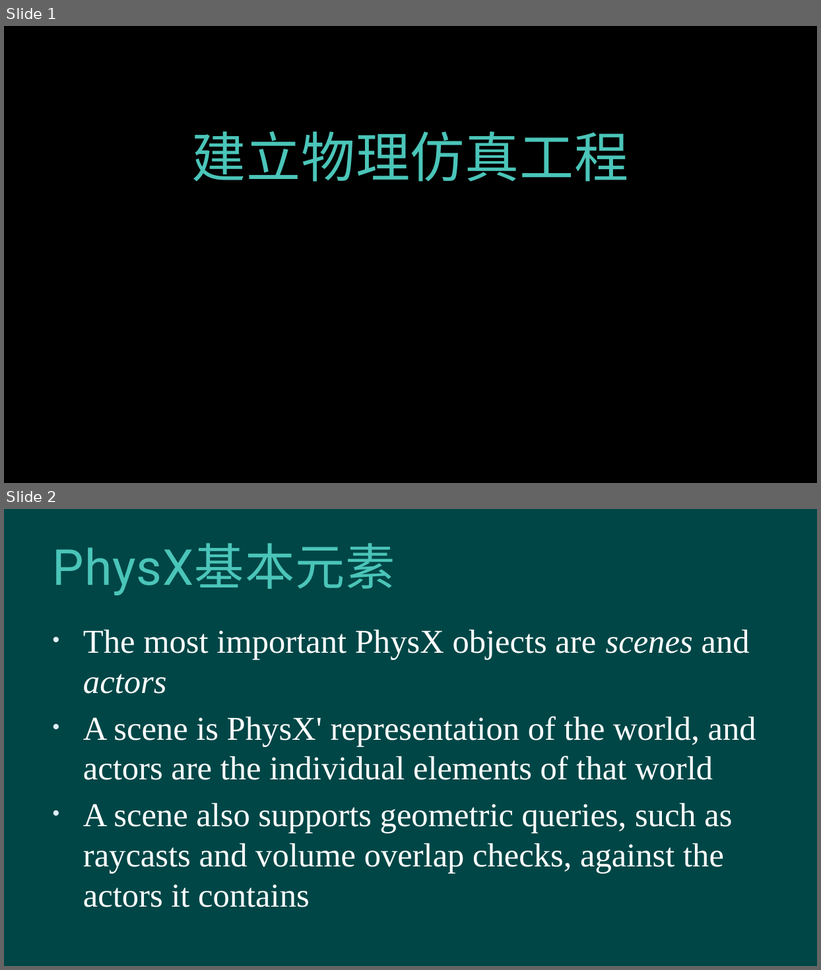
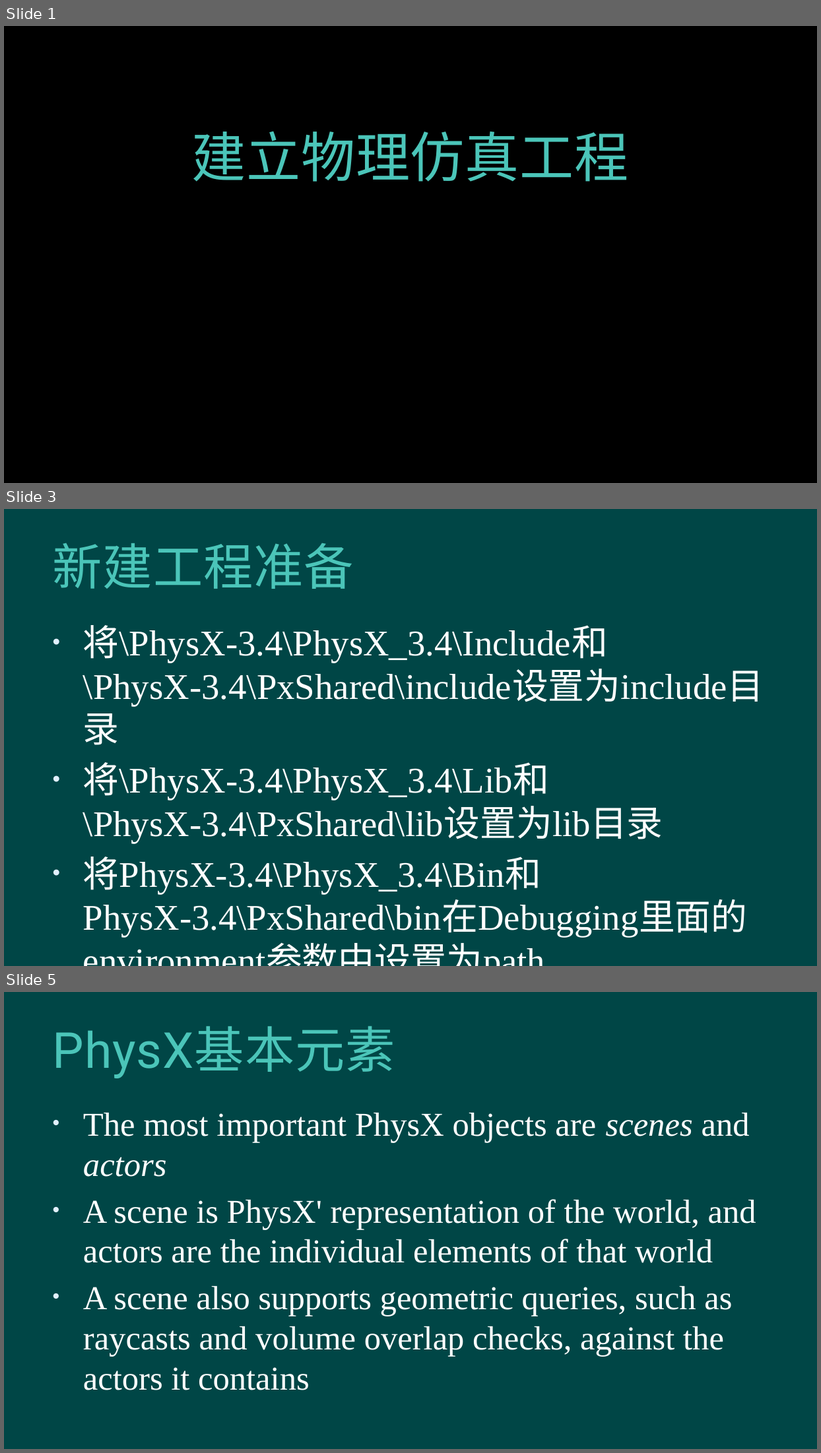
Before and after one commit to hanhonglei/Course_GamePhysics, a slide deck: Slides/3 建立物理仿真程序基础/NewVersion.pptx. Shown one above the other, each under a label of ours: slides 1 and 2 before the commit, slides 1, 3 and 5 after it; the slides between them are not shown. The pictures are 821x970 and 821x1453 pixels, drawn with LibreOffice and Linux fonts; fonts in the diff are those of the drawing; background and template pictures are left out. Boxes give left, top, right and bottom in pixels: in the first picture for what was removed or moved away, otherwise in the second. Text is boxed around its words. In the diff, an @@ line names an element or a change of style, - is before the commit and + after.

```diff
--- a/Slides/3 建立物理仿真程序基础/NewVersion.pptx
+++ b/Slides/3 建立物理仿真程序基础/NewVersion.pptx
@@ slide 3 added at [4,509,817,966], background #004646 @@
@@ title added at [53,543,354,589], 44 pt, text #4BC5B9 @@
+新建工程准备
@@ text added at [83,625,764,937], 32 pt, text #FFFFFF @@
+• 将\PhysX-3.4\PhysX_3.4\Include和\PhysX-3.4\PxShared\include设置为include目录
+• 将\PhysX-3.4\PhysX_3.4\Lib和\PhysX-3.4\PxShared\lib设置为lib目录
+• 将PhysX-3.4\PhysX_3.4\Bin和PhysX-3.4\PxShared\bin在Debugging里面的environment参数中设置为path
@@ what was slide 2 is now slide 5 @@
```
Also in this commit, not shown: 2 other slides added, 7 other files.
